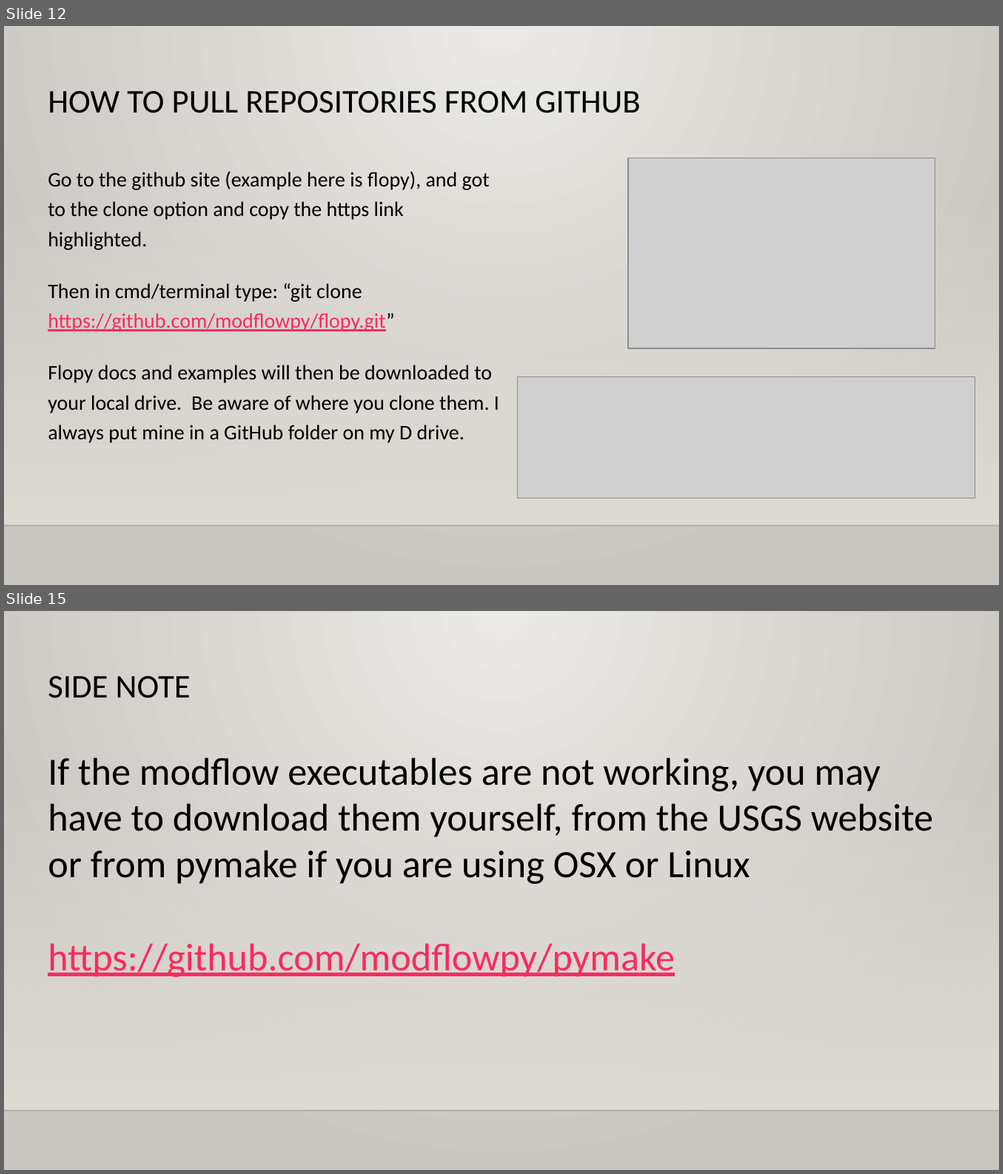
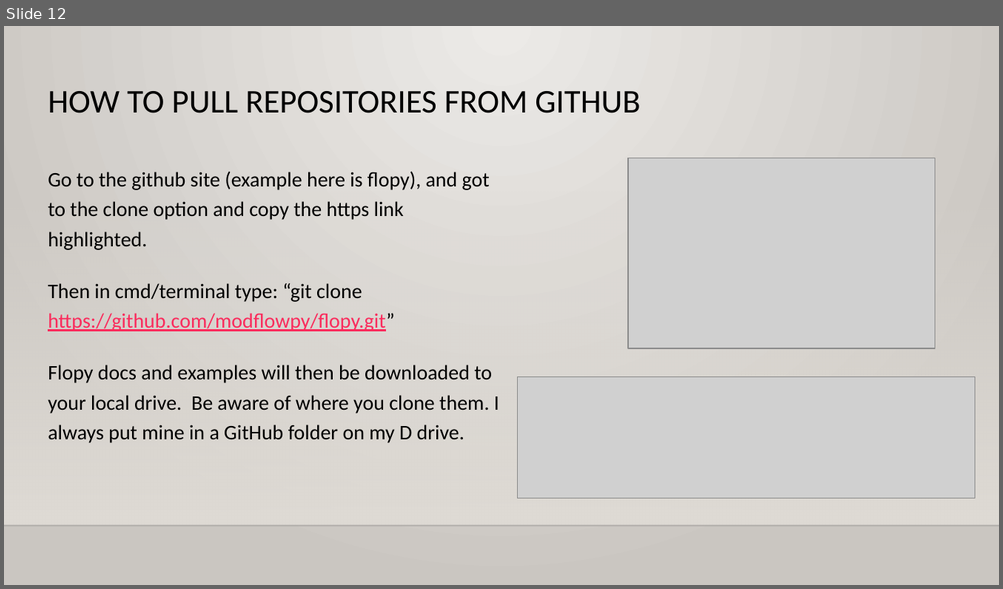
Before and after one commit to ecpease/FriPy, a slide deck: how_to_python.pptx. Shown one above the other, each under a label of ours: slides 12 and 15 before the commit, slide 12 after it; the slides between them are not shown. The pictures are 1003x1174 and 1003x589 pixels, drawn with LibreOffice and Linux fonts; fonts in the diff are those of the drawing; grey boxes stand for pictures; background and template pictures are left out. Boxes give left, top, right and bottom in pixels: in the first picture for what was removed or moved away, otherwise in the second. Text is boxed around its words. In the diff, an @@ line names an element or a change of style, - is before the commit and + after.

```diff
--- a/how_to_python.pptx
+++ b/how_to_python.pptx
@@ slide 15 removed at (x1=4, y1=611, x2=999, y2=1170), background gradient #ECEAE7 to #CAC7C1; not listed: 2 template elements that a slide beside it also shows @@
@@ title removed at (x1=48, y1=676, x2=190, y2=698) @@
-SIDE NOTE
@@ text removed at (x1=48, y1=758, x2=933, y2=977) @@
-If the modflow executables are not working, you may have to download them yourself, from the USGS website or from pymake if you are using OSX or Linux
-https://github.com/modflowpy/pymake
```
Also in this commit, not shown: 5 slides changed, 1 other file.
